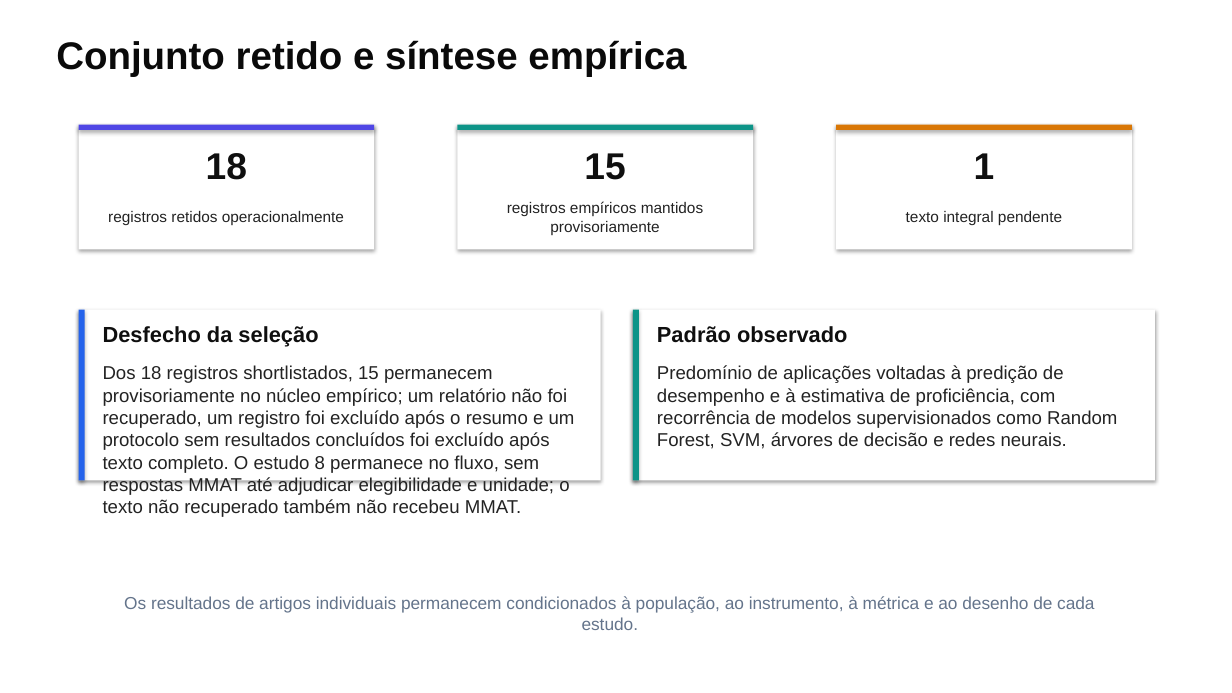
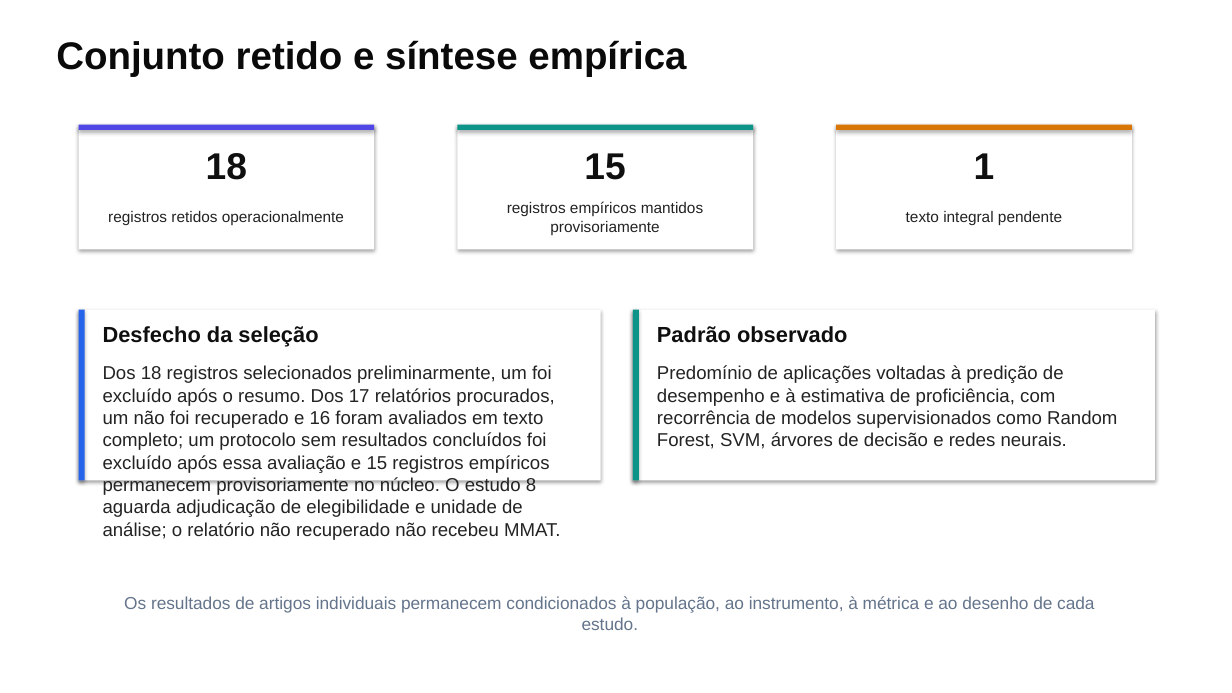
Before and after one commit to thalesfb/ccw, a slide deck: slide 12 of results/tcc/presentation/ensino_personalizado_de_matematica_tcc.pptx. Drawn at 1232x693 pixels with LibreOffice and Linux fonts; fonts in the diff are those of the drawing. Boxes give left, top, right and bottom in pixels: in the first picture for what was removed or moved away, otherwise in the second. Text is boxed around its words. In the diff, an @@ line names an element or a change of style, - is before the commit and + after.

Commit message:
:mag: fix(tcc): reconcile Study 8 scope and generated outputs
Keep Study 8 provisional until empirical eligibility and MMAT appraisal unit are adjudicated. Refresh evidence hashes, derived visualizations, reproducibility data, PDF, and editable deck.

```diff
--- a/results/tcc/presentation/ensino_personalizado_de_matematica_tcc.pptx
+++ b/results/tcc/presentation/ensino_personalizado_de_matematica_tcc.pptx
@@ text at bbox=[103, 365, 561, 540]: text changed @@
-Dos 18 registros shortlistados, 15 permanecem provisoriamente no núcleo empírico; um relatório não foi recuperado, um registro foi excluído após o resumo e um protocolo sem resultados concluídos foi excluído após texto completo. O estudo 8 permanece no fluxo, sem respostas MMAT até adjudicar elegibilidade e unidade; o texto não recuperado também não recebeu MMAT.
+Dos 18 registros selecionados preliminarmente, um foi excluído após o resumo. Dos 17 relatórios procurados, um não foi recuperado e 16 foram avaliados em texto completo; um protocolo sem resultados concluídos foi excluído após essa avaliação e 15 registros empíricos permanecem provisoriamente no núcleo. O estudo 8 aguarda adjudicação de elegibilidade e unidade de análise; o relatório não recuperado não recebeu MMAT.
```
Also in this commit, not shown: 3 other slides changed, 8 other files.
